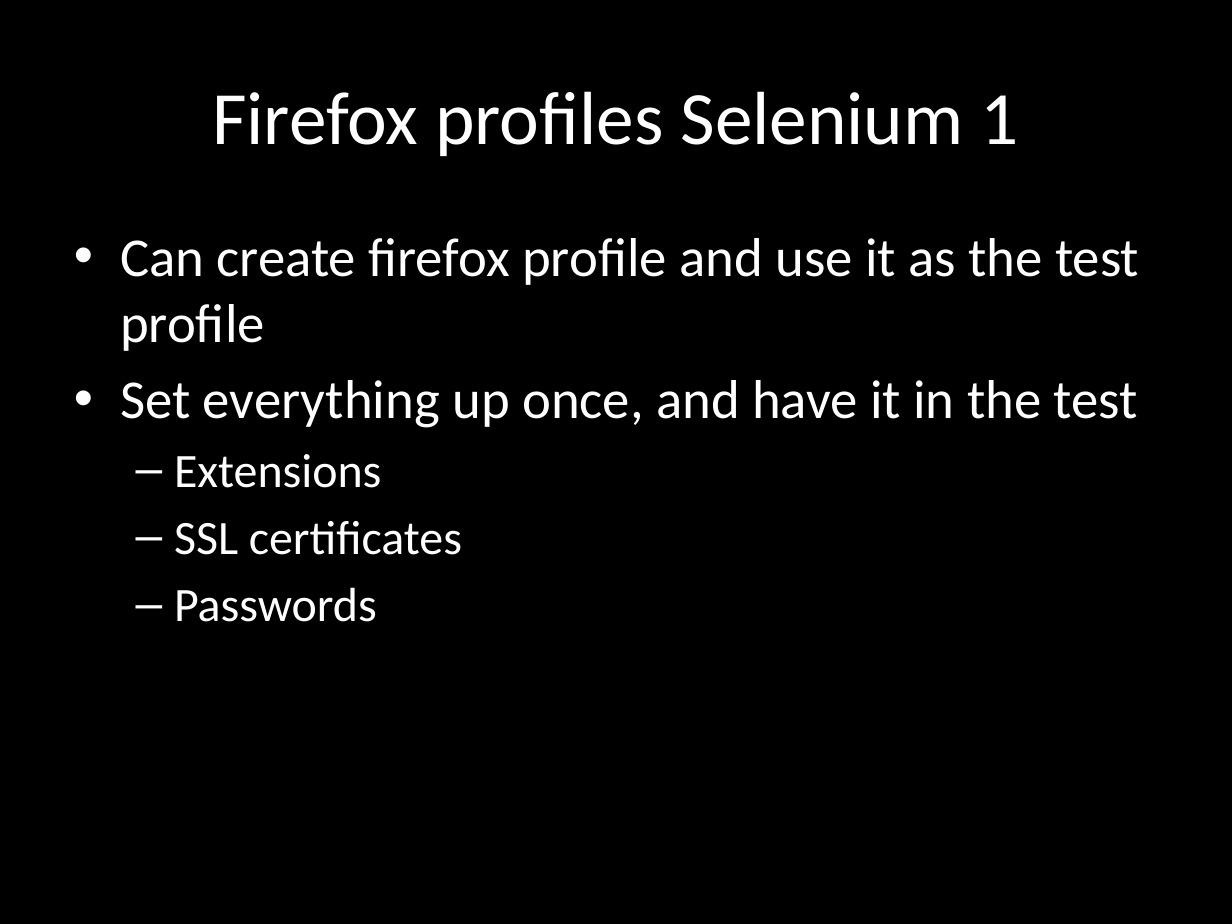
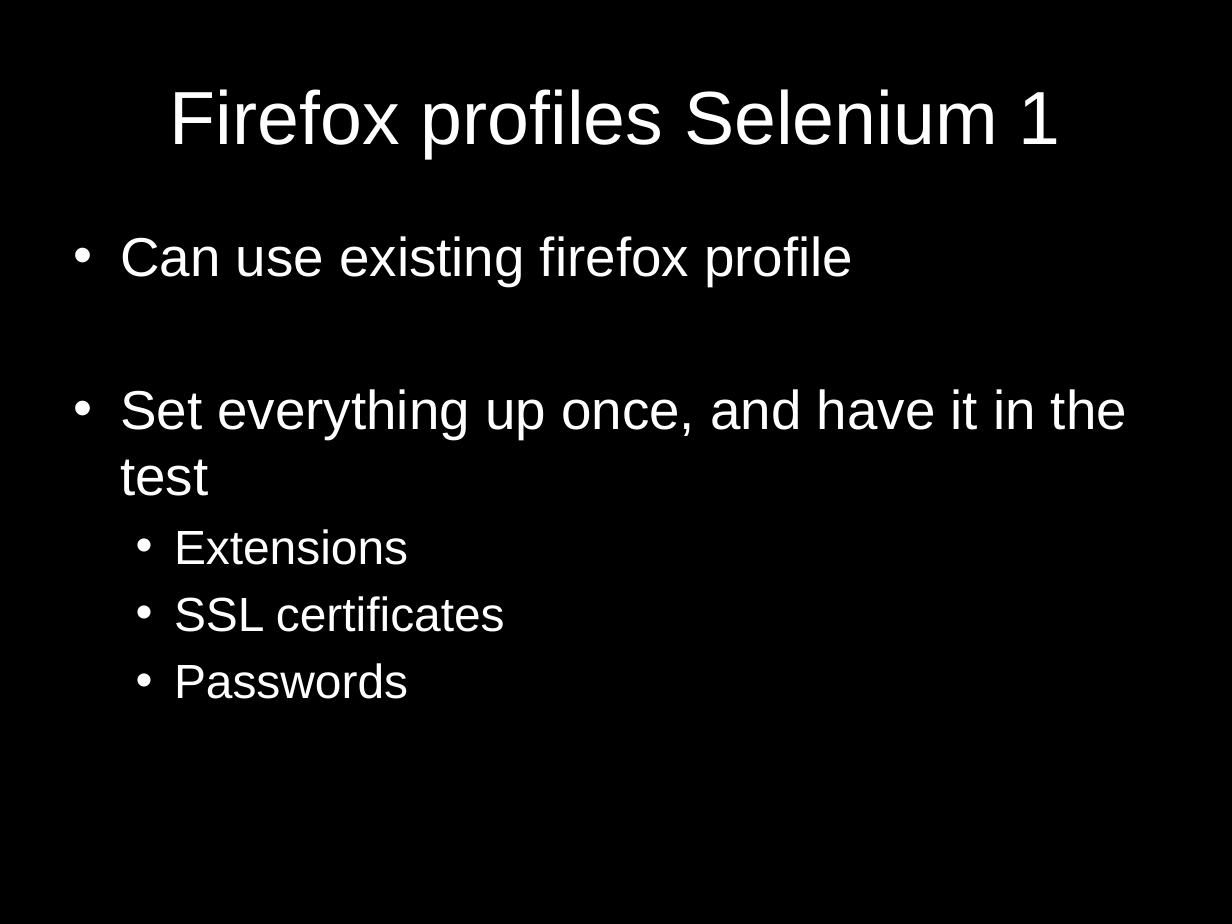
Before and after one commit to dimacus/SeleniumTipsAndTricks, a slide deck: slide 20 of selenium_camp_v1.pptx (slide 14 before the commit). Drawn at 1232x924 pixels with LibreOffice and Linux fonts; fonts in the diff are those of the drawing. Boxes give left, top, right and bottom in pixels: in the first picture for what was removed or moved away, otherwise in the second. Text is boxed around its words. In the diff, an @@ line names an element or a change of style, - is before the commit and + after.

```diff
--- a/selenium_camp_v1.pptx
+++ b/selenium_camp_v1.pptx
@@ title "Firefox profiles Selenium 1" at (170, 89, 1061, 158): font Calibri to Arial @@
@@ text at (120, 236, 853, 286): text changed; font Calibri to Arial @@
-• Can create firefox profile and use it as the test profile
+• Can use existing firefox profile
@@ text at (120, 389, 1127, 699): font Calibri to Arial in "Set everything up once, and have it ...", "Extensions", "SSL certificates", "Passwords"; bullet – to • @@
```
Also in this commit, not shown: 25 other slides changed, 11 slides added, 1 other file.
